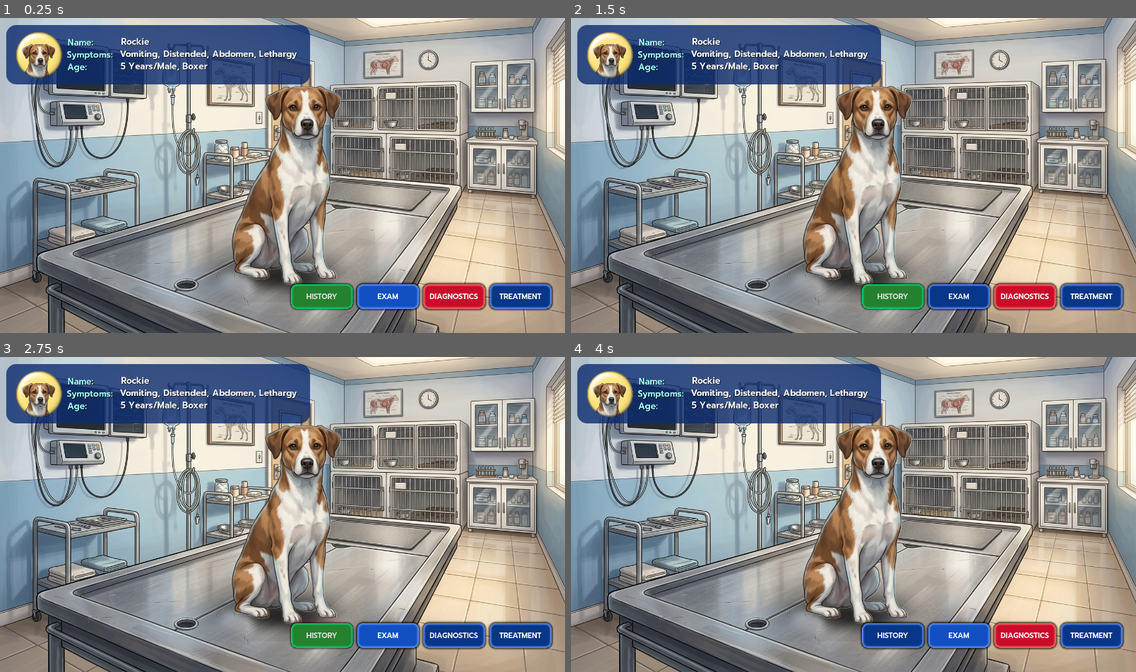
Above: before the commit, frames 1-4 (two rows, left to right).
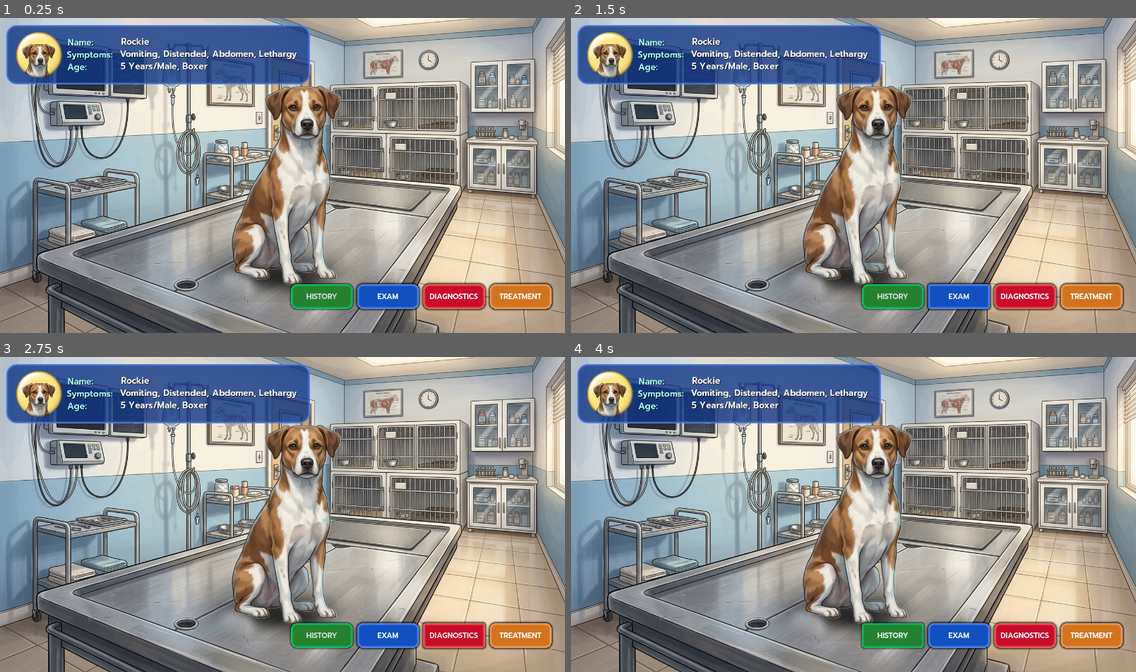
Above: after the commit, the same moments.

Repository: Convex0/Vet-App
Game: Godot game, scene res://Scenes/main.tscn
Same seed, same stepped clock (60 frames per second), same inputs: the game is played once before the commit and once after it.
Inputs:
- Up to frame 1 (0.25 s): no input
- Up to frame 2 (1.5 s): click "HISTORY" at 0.5 s; click "EXAM" at 1.25 s
- Up to frame 3 (2.75 s): click "DIAGNOSTICS" at 2 s
- Up to frame 4 (4 s): click "TREATMENT" at 2.75 s; click "HISTORY" at 3.5 s

The runs differ from the first frame. In frame 1, 1.7% of the frame differs, in the area x 1-98%, y 2-93%; in frame 2, 2.4%; in frame 3, 2.5%, in the area x 1-98%, y 2-94%; in frame 4, 2.5%.

Commit message:
Fixed Action Buttons

Diff:
--- a/Scenes/main.tscn
+++ b/Scenes/main.tscn
@@ -5,12 +5,17 @@
 [ext_resource type="FontFile" uid="uid://cf74bv42lxuyd" path="res://Fonts/Prompt-SemiBold.ttf" id="3_6bp64"]
 [ext_resource type="StyleBox" uid="uid://dd2qqqmfhm5pm" path="res://Styles/Examine.tres" id="4_jjvhh"]
 [ext_resource type="StyleBox" uid="uid://dgss4ie8v30ww" path="res://Styles/Diagnostics.tres" id="4_kry3j"]
+[ext_resource type="StyleBox" uid="uid://ba2j6uo7drywh" path="res://Styles/History.tres" id="5_344ge"]
 [ext_resource type="StyleBox" uid="uid://4wdd8aeis775" path="res://Styles/Treatment.tres" id="5_kry3j"]
 [ext_resource type="Texture2D" uid="uid://npyuc6dix2lb" path="res://Assets/DogProfile.png" id="6_21xkr"]
 
 [sub_resource type="StyleBoxFlat" id="StyleBoxFlat_hptm8"]
-bg_color = Color(0.04876782, 0.17419371, 0.4364273, 0.80784315)
-border_color = Color(0, 0, 0, 1)
+bg_color = Color(0.06549622, 0.21296045, 0.5216685, 0.80784315)
+border_width_left = 6
+border_width_top = 6
+border_width_right = 6
+border_width_bottom = 6
+border_color = Color(0.35686275, 0.5568628, 0.9490196, 1)
 border_blend = true
 corner_radius_top_left = 25
 corner_radius_top_right = 25
@@ -76,16 +81,33 @@
 border_width_bottom = 6
 border_color = Color(0.015686275, 0.8235294, 0.4392157, 1)
 border_blend = true
+corner_radius_top_left = 6
+corner_radius_top_right = 6
+corner_radius_bottom_right = 6
+corner_radius_bottom_left = 6
+shadow_size = 5
+anti_aliasing = false
+anti_aliasing_size = 4.0
+
+[sub_resource type="StyleBoxFlat" id="StyleBoxFlat_kry3j"]
+bg_color = Color(0.042634442, 0.24453694, 0.60533464, 1)
+border_width_left = 6
+border_width_top = 6
+border_width_right = 6
+border_width_bottom = 6
+border_color = Color(0.39761153, 0.6006039, 0.9999953, 1)
+border_blend = true
 corner_radius_top_left = 15
 corner_radius_top_right = 15
 corner_radius_bottom_right = 15
 corner_radius_bottom_left = 15
-shadow_size = 5
-anti_aliasing = false
-anti_aliasing_size = 4.0
-
-[sub_resource type="StyleBoxFlat" id="StyleBoxFlat_kry3j"]
-bg_color = Color(0.05574856, 0.27704054, 0.67939204, 1)
+shadow_color = Color(0, 0, 0, 0.74509805)
+shadow_size = 6
+anti_aliasing = false
+anti_aliasing_size = 4.0
+
+[sub_resource type="StyleBoxFlat" id="StyleBoxFlat_6iyac"]
+bg_color = Color(0.07058824, 0.3137255, 0.75686276, 1)
 border_width_left = 6
 border_width_top = 6
 border_width_right = 6
@@ -102,34 +124,68 @@
 anti_aliasing_size = 4.0
 
 [sub_resource type="StyleBoxFlat" id="StyleBoxFlat_6bp64"]
-bg_color = Color(0.68319786, 0.030651081, 0.13481939, 1)
+bg_color = Color(0.6434917, 0.02713057, 0.12329743, 1)
 border_width_left = 6
 border_width_top = 6
 border_width_right = 6
 border_width_bottom = 6
 border_color = Color(1, 0.47762418, 0.41198173, 1)
 border_blend = true
-corner_radius_top_left = 15
-corner_radius_top_right = 15
-corner_radius_bottom_right = 15
-corner_radius_bottom_left = 15
+corner_radius_top_left = 6
+corner_radius_top_right = 6
+corner_radius_bottom_right = 6
+corner_radius_bottom_left = 6
+shadow_color = Color(0, 0, 0, 0.74509805)
+shadow_size = 6
+anti_aliasing = false
+anti_aliasing_size = 4.0
+
+[sub_resource type="StyleBoxFlat" id="StyleBoxFlat_d1ilt"]
+bg_color = Color(0.7970316, 0.045164034, 0.16664279, 1)
+border_width_left = 6
+border_width_top = 6
+border_width_right = 6
+border_width_bottom = 6
+border_color = Color(1, 0.47762418, 0.41198173, 1)
+border_blend = true
+corner_radius_top_left = 6
+corner_radius_top_right = 6
+corner_radius_bottom_right = 6
+corner_radius_bottom_left = 6
+shadow_color = Color(0, 0, 0, 0.74509805)
+shadow_size = 6
+anti_aliasing = false
+anti_aliasing_size = 4.0
+
+[sub_resource type="StyleBoxFlat" id="StyleBoxFlat_344ge"]
+bg_color = Color(0.93784046, 0.53911924, 0.20688412, 1)
+border_width_left = 6
+border_width_top = 6
+border_width_right = 6
+border_width_bottom = 6
+border_color = Color(0.985007, 0.6737258, 0.4489314, 1)
+border_blend = true
+corner_radius_top_left = 6
+corner_radius_top_right = 6
+corner_radius_bottom_right = 6
+corner_radius_bottom_left = 6
 shadow_color = Color(0, 0, 0, 0.74509805)
 shadow_size = 6
 anti_aliasing = false
 anti_aliasing_size = 4.0
 
 [sub_resource type="StyleBoxFlat" id="StyleBoxFlat_ynf5e"]
-bg_color = Color(0.019198924, 0.16309059, 0.42627293, 1)
-border_width_left = 6
-border_width_top = 6
-border_width_right = 6
-border_width_bottom = 6
-border_color = Color(0.39761153, 0.6006039, 0.9999953, 1)
-border_blend = true
-corner_radius_top_left = 15
-corner_radius_top_right = 15
-corner_radius_bottom_right = 15
-corner_radius_bottom_left = 15
+bg_color = Color(0.8235294, 0.4509804, 0.11372549, 1)
+border_width_left = 6
+border_width_top = 6
+border_width_right = 6
+border_width_bottom = 6
+border_color = Color(0.985007, 0.6737258, 0.4489314, 1)
+border_blend = true
+corner_radius_top_left = 6
+corner_radius_top_right = 6
+corner_radius_bottom_right = 6
+corner_radius_bottom_left = 6
 shadow_color = Color(0, 0, 0, 0.74509805)
 shadow_size = 6
 anti_aliasing = false
@@ -166,7 +222,6 @@
 size_flags_horizontal = 4
 theme_override_styles/panel = SubResource("StyleBoxFlat_hptm8")
 metadata/_edit_use_anchors_ = true
-metadata/_edit_lock_ = true
 
 [node name="NameLabel" type="Label" parent="UI/PatientInfos" unique_id=855131342]
 layout_mode = 1
@@ -187,6 +242,7 @@
 text = "Rockie"
 label_settings = SubResource("LabelSettings_344ge")
 metadata/_edit_use_anchors_ = true
+metadata/_edit_lock_ = true
 
 [node name="Name" type="Label" parent="UI/PatientInfos/NameLabel" unique_id=1129137081]
 layout_mode = 1
@@ -201,6 +257,7 @@
 offset_bottom = 17.008
 text = "Name:"
 label_settings = SubResource("LabelSettings_6bp64")
+metadata/_edit_use_anchors_ = true
 
 [node name="AgeLabel" type="Label" parent="UI/PatientInfos" unique_id=124171440]
 layout_mode = 1
@@ -218,6 +275,7 @@
 text = "5 Years/Male, Boxer"
 label_settings = SubResource("LabelSettings_ynf5e")
 metadata/_edit_use_anchors_ = true
+metadata/_edit_lock_ = true
 
 [node name="Age" type="Label" parent="UI/PatientInfos/AgeLabel" unique_id=959301803]
 layout_mode = 1
@@ -253,6 +311,7 @@
 text = "Vomiting, Distended, Abdomen, Lethargy"
 label_settings = SubResource("LabelSettings_hptm8")
 metadata/_edit_use_anchors_ = true
+metadata/_edit_lock_ = true
 
 [node name="Symptoms" type="Label" parent="UI/PatientInfos/SymptomsLabel" unique_id=1537022878]
 layout_mode = 1
@@ -269,8 +328,9 @@
 grow_vertical = 2
 text = "Symptoms:"
 label_settings = SubResource("LabelSettings_6iyac")
-
-[node name="TextureRect" type="TextureRect" parent="UI/PatientInfos" unique_id=1134309116]
+metadata/_edit_use_anchors_ = true
+
+[node name="Portrait" type="TextureRect" parent="UI/PatientInfos" unique_id=1134309116]
 custom_minimum_size = Vector2(60, 60)
 layout_mode = 1
 anchors_preset = -1
@@ -291,6 +351,7 @@
 expand_mode = 1
 stretch_mode = 5
 metadata/_edit_use_anchors_ = true
+metadata/_edit_lock_ = true
 
 [node name="HistoryButton" type="Button" parent="UI" unique_id=1779899105]
 anchors_preset = -1
@@ -309,10 +370,9 @@
 theme_override_font_sizes/font_size = 18
 theme_override_styles/normal = SubResource("StyleBoxFlat_8gbba")
 theme_override_styles/pressed = SubResource("StyleBoxFlat_21xkr")
-theme_override_styles/hover = ExtResource("5_kry3j")
+theme_override_styles/hover = ExtResource("5_344ge")
 text = "HISTORY"
 metadata/_edit_use_anchors_ = true
-metadata/_edit_lock_ = true
 
 [node name="ExamButton" type="Button" parent="UI" unique_id=1180044727]
 anchors_preset = -1
@@ -330,10 +390,9 @@
 theme_override_font_sizes/font_size = 18
 theme_override_styles/normal = ExtResource("4_jjvhh")
 theme_override_styles/pressed = SubResource("StyleBoxFlat_kry3j")
-theme_override_styles/hover = ExtResource("5_kry3j")
+theme_override_styles/hover = SubResource("StyleBoxFlat_6iyac")
 text = "EXAM"
 metadata/_edit_use_anchors_ = true
-metadata/_edit_lock_ = true
 
 [node name="DiagnosticsButton" type="Button" parent="UI" unique_id=1674663872]
 anchors_preset = -1
@@ -351,10 +410,9 @@
 theme_override_font_sizes/font_size = 18
 theme_override_styles/normal = ExtResource("4_kry3j")
 theme_override_styles/pressed = SubResource("StyleBoxFlat_6bp64")
-theme_override_styles/hover = ExtResource("5_kry3j")
+theme_override_styles/hover = SubResource("StyleBoxFlat_d1ilt")
 text = "DIAGNOSTICS"
 metadata/_edit_use_anchors_ = true
-metadata/_edit_lock_ = true
 
 [node name="TreatmentButton" type="Button" parent="UI" unique_id=41395588]
 anchors_preset = -1
@@ -371,8 +429,7 @@
 theme_override_fonts/font = ExtResource("3_6bp64")
 theme_override_font_sizes/font_size = 18
 theme_override_styles/normal = ExtResource("5_kry3j")
-theme_override_styles/pressed = SubResource("StyleBoxFlat_ynf5e")
-theme_override_styles/hover = ExtResource("5_kry3j")
+theme_override_styles/pressed = SubResource("StyleBoxFlat_344ge")
+theme_override_styles/hover = SubResource("StyleBoxFlat_ynf5e")
 text = "TREATMENT"
 metadata/_edit_use_anchors_ = true
-metadata/_edit_lock_ = true
--- a/Styles/Treatment.tres
+++ b/Styles/Treatment.tres
@@ -1,12 +1,12 @@
 [gd_resource type="StyleBoxFlat" format=3 uid="uid://4wdd8aeis775"]
 
 [resource]
-bg_color = Color(0.032592796, 0.21089107, 0.5350889, 1)
+bg_color = Color(0.8235294, 0.4509804, 0.11372549, 1)
 border_width_left = 6
 border_width_top = 6
 border_width_right = 6
 border_width_bottom = 6
-border_color = Color(0.39761153, 0.6006039, 0.9999953, 1)
+border_color = Color(0.985007, 0.6737258, 0.4489314, 1)
 border_blend = true
 corner_radius_top_left = 15
 corner_radius_top_right = 15
Not shown, changed: up.sh
